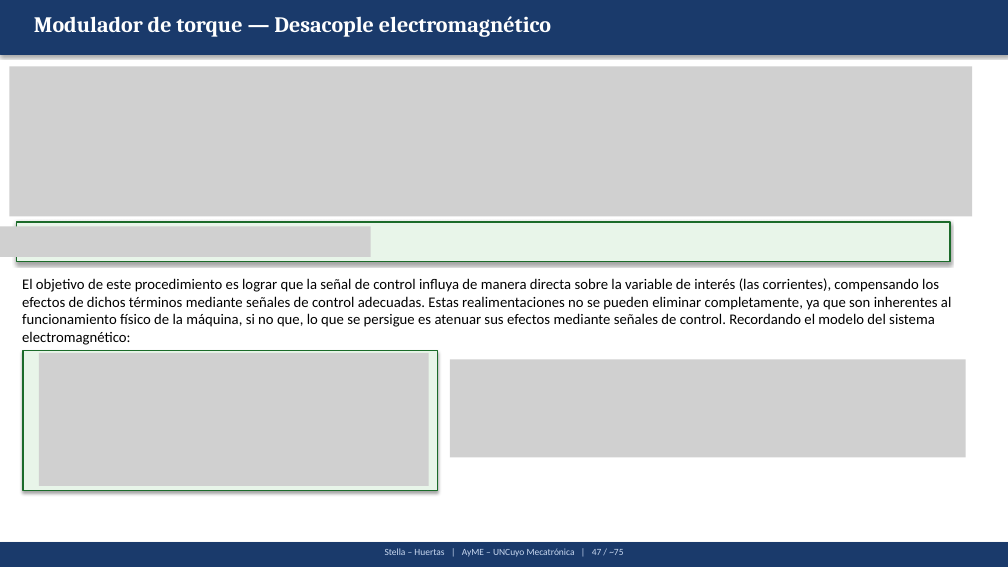
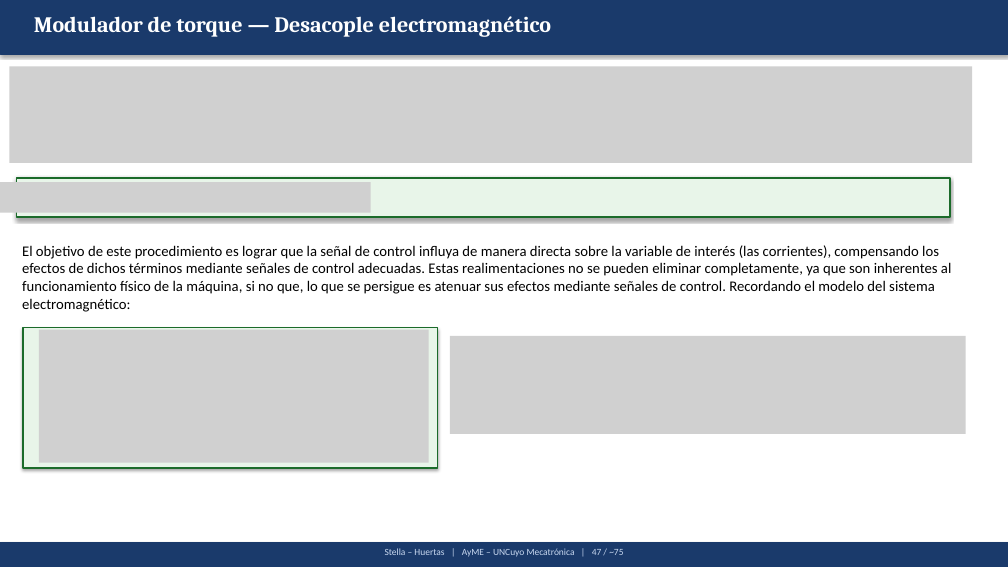
Before and after one commit to Juan-Stella/Automatica-y-maquinas-electricas-final, a slide deck: slide 61 of Presentación/AyME_Stella_Huertas_Presentacion1.pptx. Drawn at 1008x567 pixels with LibreOffice and Linux fonts; fonts in the diff are those of the drawing; grey boxes stand for pictures. Boxes give left, top, right and bottom in pixels: in the first picture for what was removed or moved away, otherwise in the second. Text is boxed around its words. In the diff, an @@ line names an element or a change of style, - is before the commit and + after.

```diff
--- a/Presentación/AyME_Stella_Huertas_Presentacion1.pptx
+++ b/Presentación/AyME_Stella_Huertas_Presentacion1.pptx
@@ picture: place and size @@
-picture at <box>10,67,972,217</box>
+picture at <box>10,67,972,163</box>
@@ rectangle: place and size @@
-rectangle at <box>17,222,950,262</box>
+rectangle at <box>17,178,950,217</box>
@@ picture added at <box>0,182,371,212</box> @@
@@ picture removed at <box>0,226,371,256</box> @@
@@ text "El objetivo de este procedimiento ...": place and size @@
-text "El objetivo de este procedimiento ..." at <box>22,278,951,345</box>
+text "El objetivo de este procedimiento ..." at <box>22,245,951,312</box>
@@ 2 pictures, 1 rectangle: place and size @@
-2 pictures, 1 rectangle at <box>23,351,966,492</box>
+2 pictures, 1 rectangle at <box>23,327,966,468</box>
```
